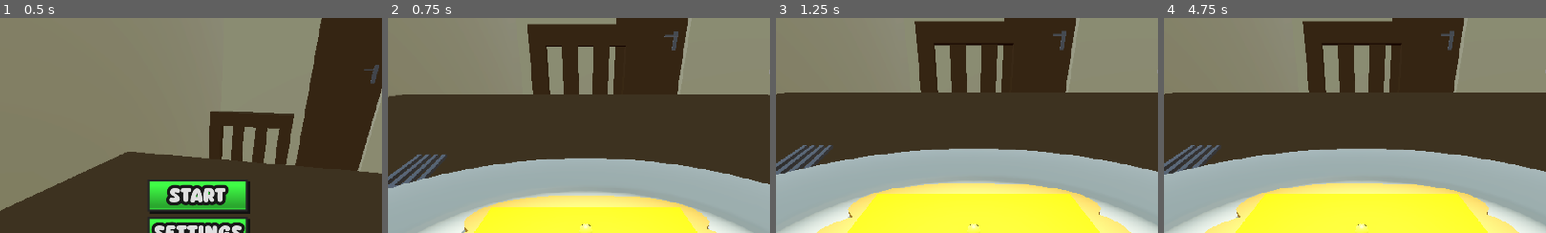
Above: before the commit, frames 1-4 (left to right).
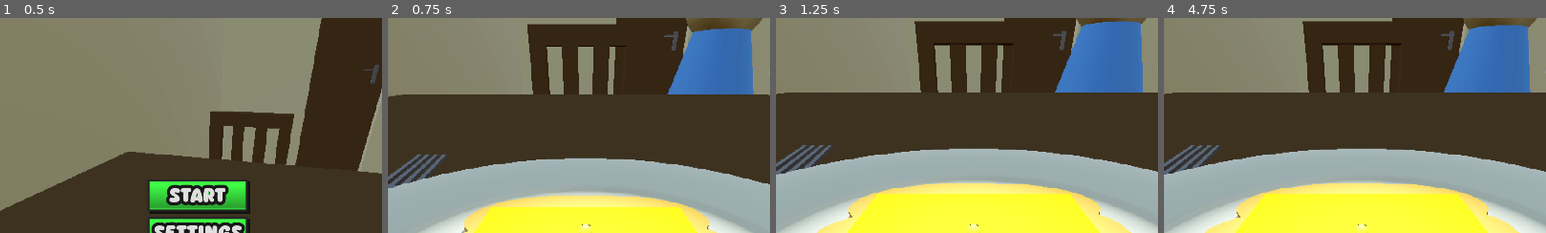
Above: after the commit, the same moments.

Repository: wolfthewizard/mages-breakfast
Game: Godot game, scene res://scenes/environments/menu/menu.tscn
Same seed, same stepped clock (60 frames per second), same inputs: the game is played once before the commit and once after it.
Inputs (mouse positions are % of the whole screen's width and height, from its top left):
- Up to frame 1 (0.5 s): no input
- Up to frame 2 (0.75 s): click "Start" at 0.5 s
- Up to frame 3 (1.25 s): no input
- Up to frame 4 (4.75 s): move the mouse to (55, 50) at 1.27 s; hold W (up) 1.28-4.25 s; tap Space (jump) at 1.52, 2.27, 3.77 s; move the mouse to (45, 50) at 2.02 s; move the mouse to (52, 48) at 2.77 s; move the mouse to (49, 52) at 3.52 s; click "Restart game" at 4.25 s
The pictures show only the part of the screen within x 24-74%, y 0-50%; the shares and areas given below are measured in that part.

Frame 1 is identical in both runs. In frame 2, 6.7% of the frame differs, in the area x 73-98%, y 0-36%; in frame 3, 6.6%; in frame 4, 6.5%.

Commit message:
added mage

Diff:
--- a/Mage's Breakfast/scenes/entities/mage/mage.gd
+++ b/Mage's Breakfast/scenes/entities/mage/mage.gd
@@ -18,9 +18,19 @@
 	0.85,
 	1
 ]
+const HOVER_HEIGHT = 0.2
+const HOVER_TIME = 5.0
 
 var time_scaling: float = 1.0
 var idle_base = Vector3(0, IDLE_ELEVATION, IDLE_DISTANCE)
+
+
+func _ready():
+	var original_position = position
+	var max_position = position + Vector3(0, HOVER_HEIGHT, 0)
+	var tween = create_tween().set_trans(Tween.TRANS_SINE).set_loops()
+	tween.tween_property(self, "position", max_position, HOVER_TIME / 2)
+	tween.tween_property(self, "position", original_position, HOVER_TIME / 2)
 
 
 func prepare_mow():
--- a/Mage's Breakfast/scenes/entities/mage/mage.tscn
+++ b/Mage's Breakfast/scenes/entities/mage/mage.tscn
@@ -1,11 +1,12 @@
-[gd_scene load_steps=2 format=3 uid="uid://d1imseaepoh2n"]
+[gd_scene load_steps=3 format=3 uid="uid://d1imseaepoh2n"]
 
 [ext_resource type="Script" path="res://scenes/entities/mage/mage.gd" id="1_6fd7h"]
+[ext_resource type="PackedScene" uid="uid://ki2vguxi61xj" path="res://assets/models/entities/mage.glb" id="2_o8u5r"]
 
 [node name="Mage" type="Node3D"]
 script = ExtResource("1_6fd7h")
-mow_attack_distance = null
-stab_attack_distance = null
+
+[node name="Mesh" parent="." instance=ExtResource("2_o8u5r")]
 
 [node name="AttackTimer" type="Timer" parent="."]
 one_shot = true
--- a/Mage's Breakfast/scenes/environments/level/level.tscn
+++ b/Mage's Breakfast/scenes/environments/level/level.tscn
@@ -40,6 +40,7 @@
 player = NodePath("../Player")
 
 [node name="Mage" parent="SubViewportContainer/SubViewport" node_paths=PackedStringArray("knife", "player") instance=ExtResource("4_5tvat")]
+transform = Transform3D(0.926476, 0, -0.376354, 0, 1, 0, 0.376354, 0, 0.926476, 1.02529, -0.662666, -2.51161)
 knife = NodePath("../Knife")
 player = NodePath("../Player")
 
Binary file added: Mage's Breakfast/assets/models/entities/mage.glb
Not shown, added: Mage's Breakfast/assets/models/entities/mage.glb.import
